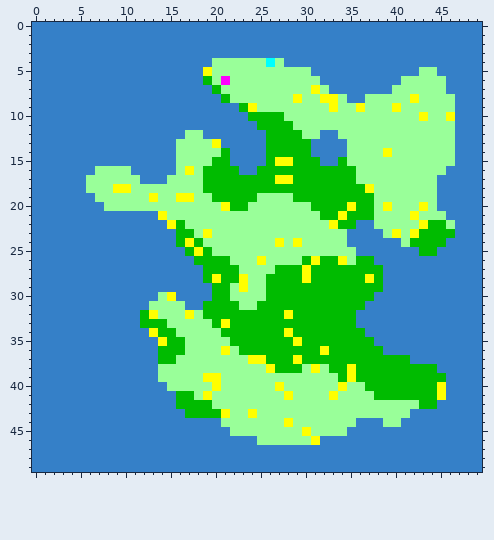
Two versions of one pixel-art sprite, map.png. Above: the version before the commit.
The file is 500x500 pixels, drawn in blocks of 10x10; one block is one cell here.
And afterwards:
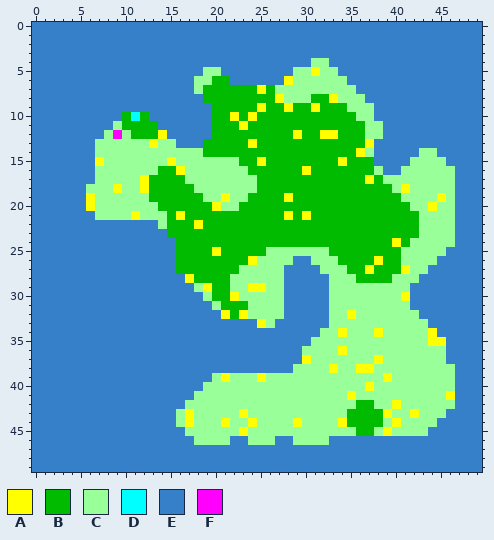
Palette (. is transparent): A #ffff00  B #00bb00  C #99ff99  D #00ffff  E #3580c8  F #ff00ff
The exact change:
y 4: x 20..27 CCCCCCDC -> EEEEEEEE; x 31..32 EE -> CC
y 5: x 19 A -> C; x 21..28 CCCCCCCC -> EEEEEEEE; x 31..33 EEE -> ACC; x 43..44 CC -> EE
y 6: x 18..28 EBCFCCCCCCC -> CCBBEEEEEEA; x 32..34 EEE -> CCC; x 41..45 CCCCC -> EEEEE
y 7: x 18..19 EE -> CB; x 21..26 CCCCCC -> BBBBAB; x 31 A -> C; x 33..35 EEE -> CCC; x 40..45 CCCCCC -> EEEEEE
y 8: x 19..20 EE -> BB; x 22..27 CCCCCC -> BBBBBA; x 29 A -> C; x 31..32 CA -> BB; x 35..46 EECCCCCACCCC -> CCEEEEEEEEEE
y 9: x 20..22 EEE -> BBB; x 24..34 ACCCCCCCCAC -> BABBABBABBB; x 36 A -> C; x 38..46 CCACCCCCC -> EEEEEEEEE
y 10: x 10..12 EEE -> BDB; x 20..24 EEEEB -> BBABA; x 28..35 CCCCCCCC -> BBBBBBBB; x 38..46 CCCCCACCA -> EEEEEEEEE
y 11: x 9..13 EEEEE -> CBBBB; x 20..24 EEEEE -> BBBAB; x 29..36 CCCCCCCC -> BBBBBBBB; x 39..46 CCCCCCCC -> EEEEEEEE
y 12: x 8..14 EEEEEEE -> CFCBBBA; x 17..18 CC -> EE; x 20..25 EEEEEE -> BBBBBB; x 29..36 BCCEECCC -> ABBAABBB; x 39..46 CCCCCCCC -> EEEEEEEE
y 13: x 7..25 EEEEEEEEECCCCAEEEEE -> CCCCCCACCEEEBBBBBAB; x 31..46 EEEECCCCCCCCCCCC -> BBBBBBAEEEEEEEEE
y 14: x 7..15 EEEEEEEEE -> CCCCCCCCC; x 19..20 CC -> BB; x 22..25 EEEE -> BBBB; x 31..36 EEEECC -> BBBBBA; x 38..42 CACCC -> EEEEE; x 45..46 CC -> EE
y 15: x 7..15 EEEEEEEEE -> ACCCCCCCA; x 20..25 BBEEEE -> CCCBBA; x 27..28 AA -> BB; x 32..41 EEBCCCCCCC -> BBABBBEEEE; x 46 C -> E
y 16: x 11..17 EEEEECA -> CCCBBAC; x 19..24 BBBBEE -> CCCCCB; x 30 B -> A; x 36..37 CC -> BB; x 39..40 CC -> EE; x 46 E -> C
y 17: x 6 C -> E; x 12..16 EEECC -> ABBBB; x 19..24 BBBBBB -> CCCCCC; x 27..28 AA -> BB; x 36..38 CCC -> BAB; x 45..46 EE -> CC
y 18: x 10 A -> C; x 12..17 CCCCCC -> ABBBBB; x 19..24 BBBBBB -> CCCCCC; x 37..39 ACC -> BBB; x 41 C -> A; x 45..46 EE -> CC
y 19: x 6 E -> A; x 13..18 ACCAAC -> BBBBBB; x 20..23 BBBB -> CACC; x 25..28 CCCC -> BBBA; x 38..40 CCC -> BBB; x 45..46 EE -> AC
y 20: x 6..7 EE -> AC; x 14..22 CCCCCCCAB -> BBBBBBACC; x 24..30 CCCCCCC -> BBBBBBB; x 35 A -> B; x 38..41 CACC -> BBBB; x 43..46 ACEE -> CACC
y 21: x 7..31 EEEEEEEACCCCCCCCCCCCCCCCC -> CCCCACCCBABBBBBBBBBBBABAB; x 34 A -> B; x 38..42 CCCCA -> BBBBB; x 46 E -> C
y 22: x 14..15 EA -> CB; x 17..33 CCCCCCCCCCCCCCCCA -> BABBBBBBBBBBBBBBB; x 36..45 EECCCCCABB -> BBBBBBBCCC
y 23: x 15 E -> B; x 18..46 CACCCCCCCCCCCCCCCEEEECACABBBB -> BBBBBBBBBBBBBBBBBBBBBBBBBCCCC
y 24: x 17 A -> B; x 19..46 CCCCCCCCACACCCCCEEEEEECBBBBE -> BBBBBBBBBBBBBBBBBBBBBABCCCCC
y 25: x 16 E -> B; x 18 A -> B; x 20..25 CCCCCC -> ABBBBB; x 33..45 CCCEEEEEEEBBE -> BBBBBBBBCCCCC
y 26: x 16..17 EE -> BB; x 22..25 CCCA -> BBAC; x 29..35 CBABBAC -> EECCCBB; x 38..44 EEEEEEE -> ABBCCCC
y 27: x 16..18 EEE -> BBB; x 27..34 BBBABBBB -> CEEEECCC; x 37 B -> A; x 39..43 EEEEE -> BBACC
y 28: x 17..18 EE -> AB; x 20 A -> B; x 22..23 BA -> CC; x 26..35 BBBBABBBBB -> CCEEEEECCC; x 37 A -> B; x 39..42 EEEE -> BCCC
y 29: x 18..19 EE -> CA; x 23..41 ACCBBBBBBBBBBBBBEEE -> CAACCEEEEECCCCCCCCC
y 30: x 14..15 CA -> EE; x 19 E -> C; x 22 C -> A; x 26..41 BBBBBBBBBBBBEEEE -> CCEEEEECCCCCCCCA
y 31: x 13..16 CCCC -> EEEE; x 19..20 BB -> EC; x 23 C -> B; x 25..41 BBBBBBBBBBBBEEEEE -> CCCEEEEECCCCCCCCC
y 32: x 12..21 BACCCACBBB -> EEEEEEEEEA; x 23..42 BBBBBABBBBBBBEEEEEEE -> ACCCCEEEEECCACCCCCCC
y 33: x 12..43 BBBCCCCCBABBBBBBBBBBBBBBEEEEEEEE -> EEEEEEEEEEEEEACEEEEEECCCCCCCCCCC
y 34: x 13..44 ABBCCCCCBBBBBBBABBBBBBBBEEEEEEEE -> EEEEEEEEEEEEEEEEEEECCACCCACCCCCA
y 35: x 14..45 ABBCCCCCBBBBBBBABBBBBBBBEEEEEEEE -> EEEEEEEEEEEEEEEEECCCCCCCCCCCCCAA
y 36: x 14..45 BBBCCCCACBBBBBBBBBABBBBBBEEEEEEE -> EEEEEEEEEEEEEEEECCCCACCCCCCCCCCC
y 37: x 14..45 BBCCCCCCCCAABBBABBBBBBBBBBBBEEEE -> EEEEEEEEEEEEEEEEACCCCCCCACCCCCCC
y 38: x 14..29 CCCCCCCCCCCCABBB -> EEEEEEEEEEEEEEEC; x 31 A -> C; x 33..46 BBABBBBBBBBBEE -> ACCAACCCCCCCCC
y 39: x 14..21 CCCCCAAC -> EEEEEECA; x 25 C -> A; x 34..46 BABBBBBBBBBBE -> CCCCCACCCCCCC
y 40: x 15..18 CCCC -> EEEE; x 20 A -> C; x 27 A -> C; x 34 A -> C; x 37..46 BBBBBBBBAE -> ACCCCCCCCC
y 41: x 16..17 BB -> EE; x 19 A -> C; x 28 A -> C; x 33 A -> C; x 35 C -> A; x 38..46 BBBBBBBAE -> CCCCCCCCA
y 42: x 16..19 BBBB -> ECCC; x 36..37 CC -> BB; x 40 C -> A; x 43..46 BBEE -> CCCC
y 43: x 16..21 EBBBBA -> CACCCC; x 23..24 CA -> AC; x 35..39 CCCCC -> BBBBA; x 42..45 EEEE -> ACCC
y 44: x 16..21 EEEEEC -> CACCCA; x 24 C -> A; x 28..29 AC -> CA; x 34..38 CCEEE -> ABBBB; x 40..44 CEEEE -> ACCCC
y 45: x 17..21 EEEEE -> CCCCC; x 23 C -> A; x 30 A -> C; x 35..43 EEEEEEEEE -> CBBCACCCC
y 46: x 18..21 EEEE -> CCCC; x 24 E -> C; x 27..28 CC -> EE; x 31..32 AE -> CC
Boxes around the changes in both pictures, in picture pixels (x1, y1, x2, y2):
changed: (86, 58, 455, 445)
